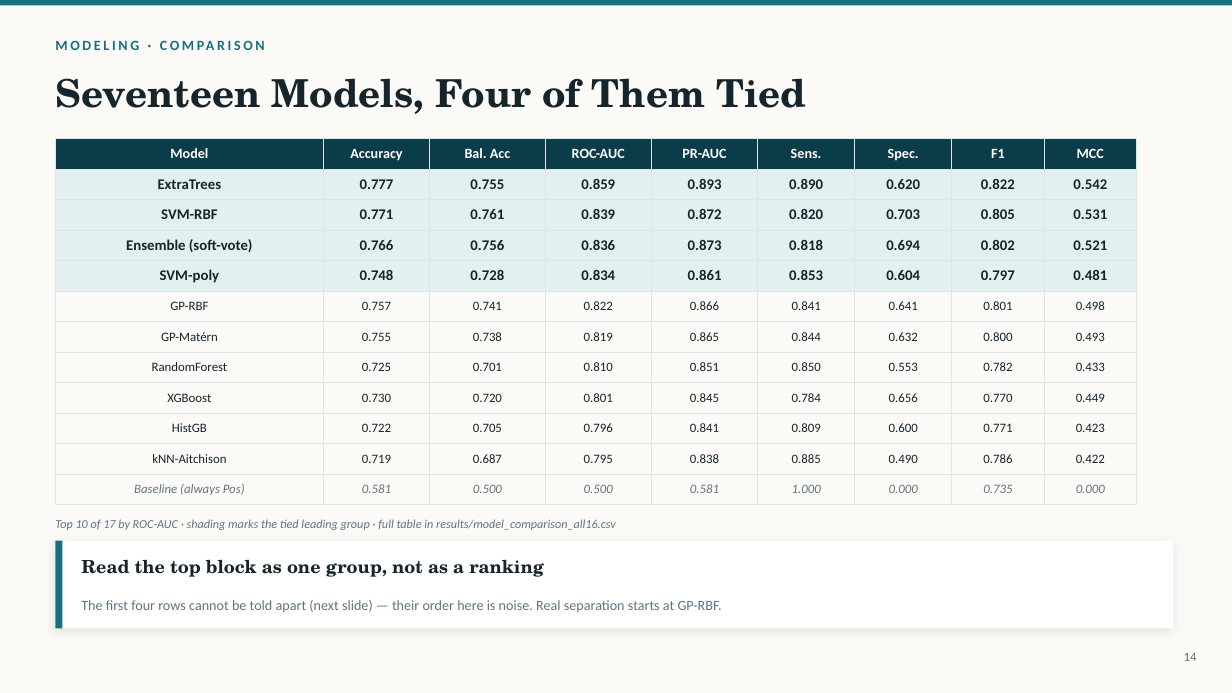
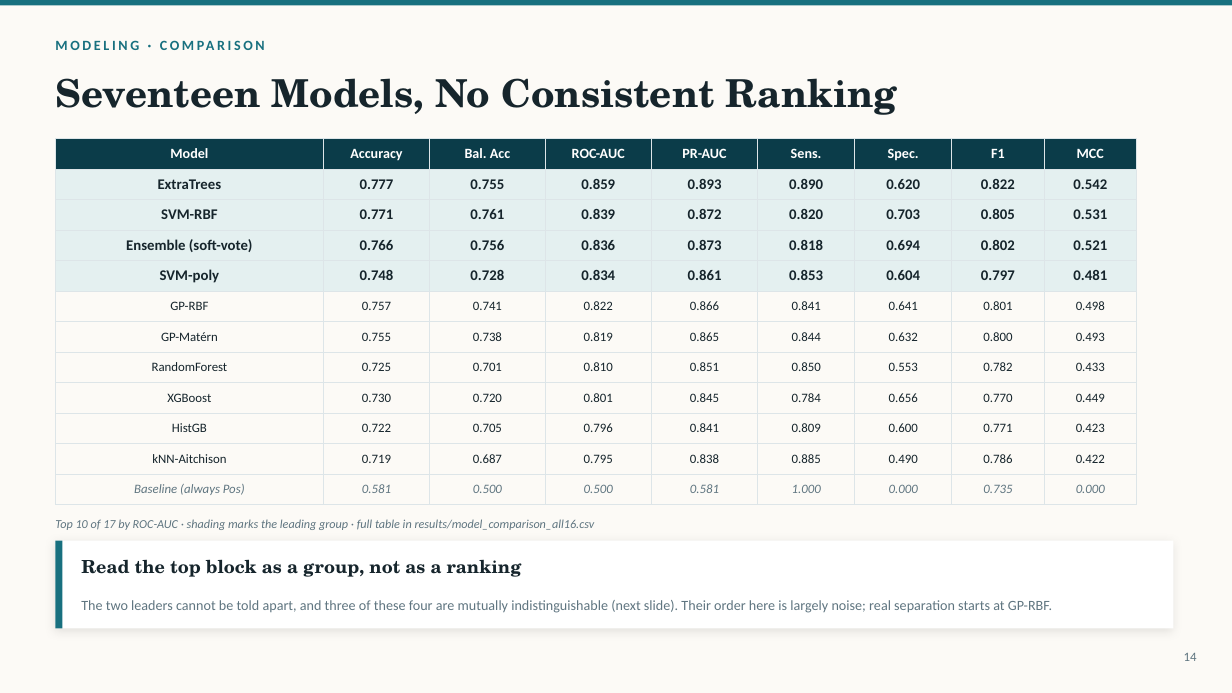
Before and after one commit to pengsihua2023/Christina-machine-learning-project, a slide deck: slide 14 of slides/Influenza_Microbiome_ML_Overview.pptx. Drawn at 1232x693 pixels with LibreOffice and Linux fonts; fonts in the diff are those of the drawing. Boxes give left, top, right and bottom in pixels: in the first picture for what was removed or moved away, otherwise in the second. Text is boxed around its words. In the diff, an @@ line names an element or a change of style, - is before the commit and + after.

```diff
--- a/slides/Influenza_Microbiome_ML_Overview.pptx
+++ b/slides/Influenza_Microbiome_ML_Overview.pptx
@@ text at box(55, 78, 898, 115): text changed @@
-Seventeen Models, Four of Them Tied
+Seventeen Models, No Consistent Ranking
@@ text at box(55, 519, 595, 530): text changed @@
-Top 10 of 17 by ROC-AUC · shading marks the tied leading group · full table in results/model_comparison_all16.csv
+Top 10 of 17 by ROC-AUC · shading marks the leading group · full table in results/model_comparison_all16.csv
@@ text at box(81, 559, 522, 577): text changed @@
-Read the top block as one group, not as a ranking
+Read the top block as a group, not as a ranking
@@ text at box(81, 600, 1052, 613): text changed @@
-The first four rows cannot be told apart (next slide) — their order here is noise. Real separation starts at GP-RBF.
+The two leaders cannot be told apart, and three of these four are mutually indistinguishable (next slide). Their order here is largely noise; real separation starts at GP-RBF.
```
Also in this commit, not shown: 1 other slide changed, 6 other files.
